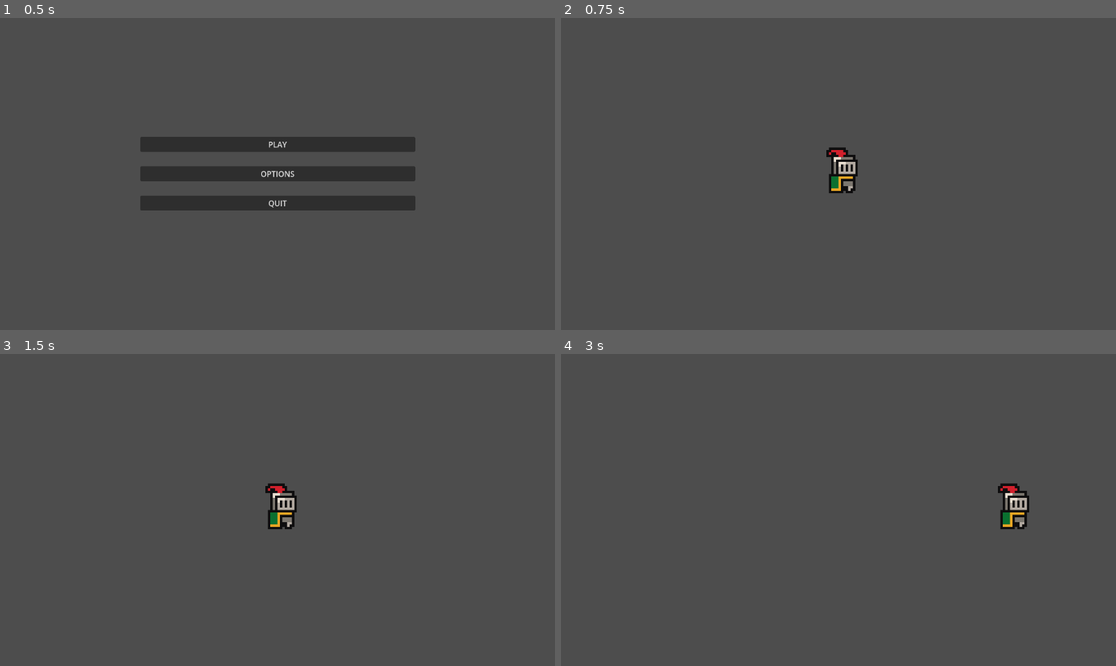
Above: before the commit, frames 1-4 (two rows, left to right).
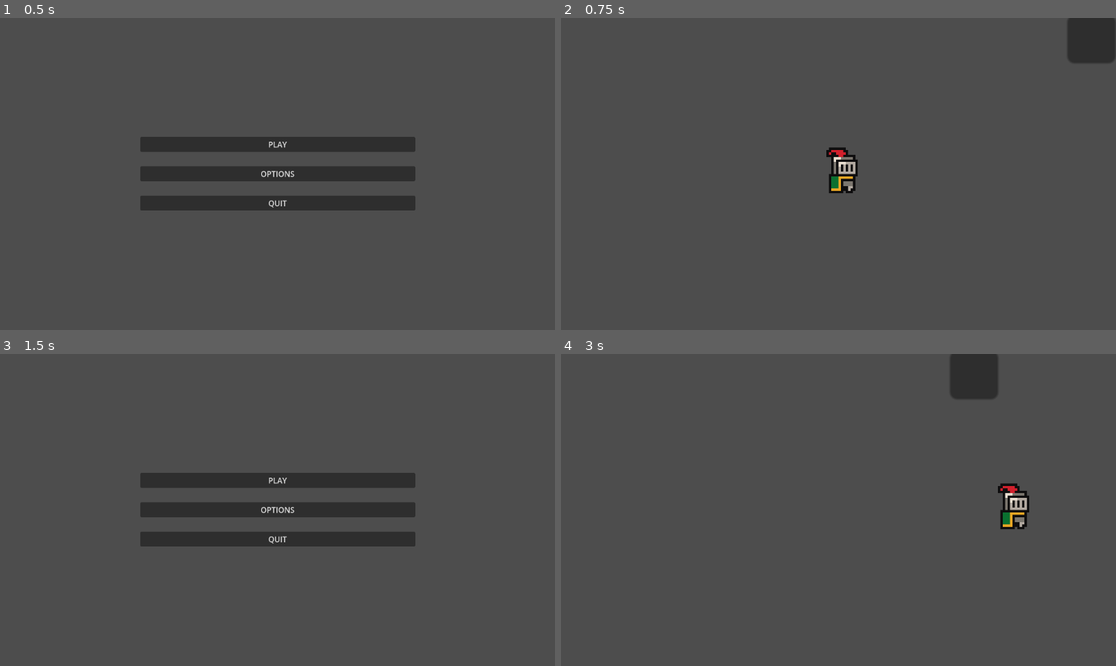
Above: after the commit, the same moments.

Repository: Pomalec/Wild-and-proud-jam
Game: Godot game, scene res://Scenes/menu.tscn
Same seed, same stepped clock (60 frames per second), same inputs: the game is played once before the commit and once after it.
Inputs (mouse positions are in pixels of both pictures, inside the frame that each line leads up to):
- Up to frame 1 (0.5 s): no input
- Up to frame 2 (0.75 s): click "PLAY" at 0.5 s
- Up to frame 3 (1.5 s): click (532, 375) at 1.27 s
- Up to frame 4 (3 s): click (838, 481) at 2 s, where only the run after the commit has a clickable "PLAY"; tap Enter (ui_accept) at 2.75 s; hold D (move_right) from 2.78 s (still down)

Frame 1 is identical in both runs. In frame 2, 1.2% of the frame differs, in the area x 91-100%, y 0-15%; in frame 3, 7.3%, in the area x 25-75%, y 38-62%; in frame 4, 1.2%.

Commit message:
pause button added

Diff:
--- /dev/null
+++ b/Pausebar.gd
@@ -0,0 +1,5 @@
+extends Control
+
+
+func _on_button_pressed():
+	get_tree().change_scene_to_file("res://Scenes/menu.tscn")
--- a/Scenes/menu.tscn
+++ b/Scenes/menu.tscn
@@ -1,7 +1,7 @@
 [gd_scene load_steps=3 format=3 uid="uid://dqa2lga8nkin5"]
 
 [ext_resource type="Script" path="res://Scenes/menu.gd" id="1_wxxjl"]
-[ext_resource type="AudioStream" uid="uid://dpk8kjlanrwg4" path="res://Music/futuristic gay game.wav" id="2_fcrap"]
+[ext_resource type="AudioStream" uid="uid://cfqnc74yuf844" path="res://assets/music/time_for_adventure.mp3" id="2_mi130"]
 
 [node name="Menu" type="Control"]
 layout_mode = 3
@@ -46,7 +46,7 @@
 [node name="Music" type="Node2D" parent="."]
 
 [node name="AudioStreamPlayer2D" type="AudioStreamPlayer2D" parent="Music"]
-stream = ExtResource("2_fcrap")
+stream = ExtResource("2_mi130")
 autoplay = true
 
 [connection signal="pressed" from="MarginContainer/VBoxContainer/Play" to="." method="_on_play_pressed"]
--- a/firstscene.tscn
+++ b/firstscene.tscn
@@ -1,6 +1,14 @@
-[gd_scene load_steps=2 format=3 uid="uid://c5xr6c13fxi8g"]
+[gd_scene load_steps=4 format=3 uid="uid://c5xr6c13fxi8g"]
 
 [ext_resource type="PackedScene" uid="uid://dlour52ktvpd4" path="res://scenes/player.tscn" id="1_cc5r5"]
+[ext_resource type="Script" path="res://Pausebar.gd" id="2_w7jab"]
+
+[sub_resource type="GDScript" id="GDScript_bifxb"]
+script/source = "extends Button
+
+func _on_pressed():
+	get_tree().change_scene_to_file(\"res://firstscene.tscn\")
+"
 
 [node name="Node2D" type="Node2D"]
 
@@ -9,3 +17,32 @@
 [node name="Camera2D" type="Camera2D" parent="Player"]
 zoom = Vector2(5, 5)
 position_smoothing_enabled = true
+
+[node name="Pausebar" type="Control" parent="."]
+layout_mode = 3
+anchors_preset = 2
+anchor_top = 1.0
+anchor_bottom = 1.0
+offset_left = 59.0
+offset_top = -65.0
+offset_right = 59.0
+offset_bottom = -65.0
+grow_vertical = 0
+script = ExtResource("2_w7jab")
+
+[node name="MarginContainer" type="MarginContainer" parent="Pausebar"]
+layout_mode = 1
+anchors_preset = 1
+anchor_left = 1.0
+anchor_right = 1.0
+offset_left = 36.0
+offset_top = -1.0
+offset_right = 56.0
+offset_bottom = 19.0
+grow_horizontal = 0
+
+[node name="Button" type="Button" parent="Pausebar/MarginContainer"]
+layout_mode = 2
+script = SubResource("GDScript_bifxb")
+
+[connection signal="pressed" from="Pausebar/MarginContainer/Button" to="Pausebar" method="_on_button_pressed"]
Not shown, removed: Music/futuristic gay game.wav.import
Binary file added: assets/Randomimages/menu-bar-1 (1).png
Not shown, added: assets/Randomimages/menu-bar-1 (1).png.import
Binary file added: assets/Randomimages/menu-bar-1.png
Not shown, added: assets/Randomimages/menu-bar-1.png.import
Binary file added: assets/Randomimages/menubar.png
Not shown, added: assets/Randomimages/menubar.png.import
Binary file added: assets/Randomimages/menubar1.png
Not shown, added: assets/Randomimages/menubar1.png.import
Not shown, changed: Music/futuristic gay game.wav
